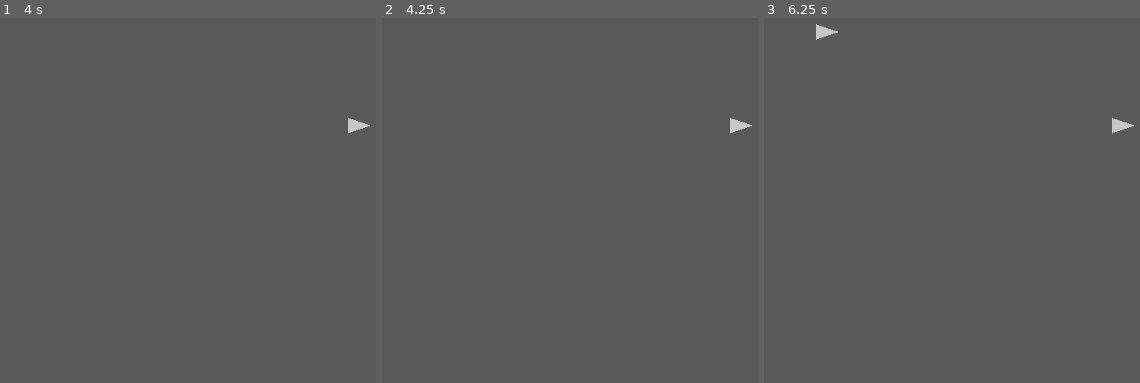
Above: before the commit, frames 1-3 (left to right).
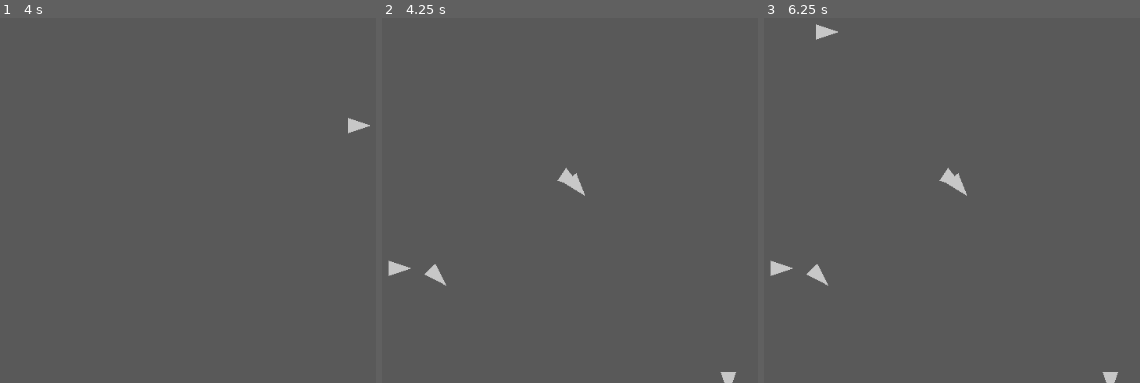
Above: after the commit, the same moments.

Repository: battw/does-compute-2
Game: Godot game, scene res://Main/Main.tscn
The game is run twice, just before and just after one commit, with the same random seed, the same clock (stepped at 60 frames per second) and the same inputs. Before the commit the project starts from res://Main.tscn.
Inputs (mouse positions are in pixels of both pictures, inside the frame that each line leads up to):
- Up to frame 1 (4 s): tap Enter at 0.5, 2, 3.5 s; move the mouse to (357, 123) at 0.52 s; press the mouse at (357, 123) at 0.53 s; tap Space at 1.25, 2.75 s; move the mouse to (357, 123) at 1.27 s; release the mouse at (357, 123) at 1.28 s; right-click (357, 123) at 1.35 s; click (357, 123) at 1.55 s; move the mouse to (259, 47) at 2.02 s; press the mouse at (259, 47) at 2.03 s; move the mouse to (139, 244) at 2.77 s; release the mouse at (139, 244) at 2.78 s; click (139, 244) at 2.85 s; move the mouse to (outside the picture) at 3.52 s; hold Right mouse button (change_mode) from 3.53 s (still down); click (outside the picture) at 3.8 s
- Up to frame 2 (4.25 s): keep holding Right mouse button (change_mode); tap L (load, bound only after the commit) at 4.15 s
- Up to frame 3 (6.25 s): move the mouse to (outside the picture) at 4.27 s; release Right mouse button (change_mode) at 4.28 s; click (outside the picture) at 4.35 s; tap S (save, bound only after the commit) at 4.9 s; tap Space at 5 s; move the mouse to (985, 149) at 5.02 s; press the mouse at (985, 149) at 5.03 s; move the mouse to (824, 32) at 5.77 s; release the mouse at (824, 32) at 5.78 s; right-click (824, 32) at 5.85 s; click (824, 32) at 6.05 s

Frame 1 is identical in both runs. In frame 2, 0.8% of the frame differs, in the area x 1-99%, y 27-100%; in frame 3, 0.8%.

Commit message:
Put stuff in folders. Implemented game saves.

Diff:
--- a/Arrow.gd
+++ b/Arrow/Arrow.gd
@@ -1,6 +1,6 @@
 extends Node2D
 
-onready var dot = preload("res://Dot.tscn")
+onready var dot = preload("res://Dot/Dot.tscn")
 var inv = false setget set_inv, get_inv
 var hit = false # the Arrow has been hit by a Dot since the last tick
 var other_color = Color(30,30,30) # swaps between this and the main color when arrows are inverted.
@@ -18,6 +18,7 @@
 func _ready():
 	add_to_group("Arrows")
 	add_to_group("Tickers")
+	add_to_group("Savable")
 
 
 func _enter_tree():
@@ -69,3 +70,17 @@
 
 func invert():
 	self.inv = !inv
+
+func save():
+	var data = {}
+	data["name"] = self.name
+	data["inv"] = self.inv
+	data["hit"] = self.hit
+	data["transform"] = self.transform
+	return data
+
+func load(data):
+	self.name = data["name"]
+	self.inv = data["inv"]
+	self.hit = data["hit"]
+	self.transform = data["transform"]
--- a/Arrow.tscn
+++ b/Arrow/Arrow.tscn
@@ -1,7 +1,7 @@
 [gd_scene load_steps=4 format=2]
 
-[ext_resource path="res://Arrow.gd" type="Script" id=1]
-[ext_resource path="res://Polygon2D.gd" type="Script" id=2]
+[ext_resource path="res://Arrow/Arrow.gd" type="Script" id=1]
+[ext_resource path="res://Arrow/Polygon2D.gd" type="Script" id=2]
 
 [sub_resource type="ConvexPolygonShape2D" id=1]
 
--- a/Dot.tscn
+++ b/Dot/Dot.tscn
@@ -1,7 +1,7 @@
 [gd_scene load_steps=4 format=2]
 
-[ext_resource path="res://Dot.gd" type="Script" id=1]
-[ext_resource path="res://Circle.gd" type="Script" id=2]
+[ext_resource path="res://Dot/Dot.gd" type="Script" id=1]
+[ext_resource path="res://Dot/Circle.gd" type="Script" id=2]
 
 [sub_resource type="CircleShape2D" id=1]
 radius = 6.0
--- a/Main.gd
+++ b/Main/Main.gd
@@ -1,6 +1,6 @@
 extends Node
 
-onready var arrow = preload("res://Arrow.tscn")
+var arrow = preload("res://Arrow/Arrow.tscn")
 var current_arrow
 
 enum { ADD, INVERT, DELETE }
@@ -15,6 +15,12 @@
 	if event is InputEventKey:
 		if event.get_scancode() == KEY_ESCAPE:
 			get_tree().quit()
+
+	if event.is_action_pressed("save"):
+		on_save()
+
+	if event.is_action_pressed("load"):
+		on_load()
 
 	if event.is_action_pressed("change_mode"):
 		input_mode = (input_mode + 1) % 3
@@ -38,7 +44,8 @@
 	""" Places an arrow at the given position and returns it """
 	var a = arrow.instance()
 	a.position = pos
-	add_child(a)
+	var arrows = find_node("Arrows")
+	arrows.add_child(a)
 	return a
 
 func on_arrow_clicked(arrow):
@@ -47,3 +54,12 @@
 			arrow.invert()
 		DELETE:
 			arrow.queue_free()
+
+
+func on_save():
+	var saver = find_node("Saver")
+	saver.save("sav")
+
+func on_load():
+	var saver = find_node("Saver")
+	saver.load("sav")
--- a/Main.tscn
+++ b/Main/Main.tscn
@@ -1,8 +1,9 @@
-[gd_scene load_steps=5 format=2]
+[gd_scene load_steps=6 format=2]
 
-[ext_resource path="res://Main.gd" type="Script" id=1]
-[ext_resource path="res://Tick.gd" type="Script" id=2]
-[ext_resource path="res://PlayArea.gd" type="Script" id=3]
+[ext_resource path="res://Main/Main.gd" type="Script" id=1]
+[ext_resource path="res://Main/Tick.gd" type="Script" id=2]
+[ext_resource path="res://Main/PlayArea.gd" type="Script" id=3]
+[ext_resource path="res://Saver/Saver.tscn" type="PackedScene" id=4]
 
 [sub_resource type="RectangleShape2D" id=1]
 extents = Vector2( 808.667, 134.617 )
@@ -15,6 +16,7 @@
 script = ExtResource( 2 )
 
 [node name="PlayArea" type="Area2D" parent="."]
+editor/display_folded = true
 position = Vector2( 516.757, 304.754 )
 scale = Vector2( 0.199999, 1 )
 collision_layer = 0
@@ -25,4 +27,10 @@
 position = Vector2( 0, 2.65002 )
 scale = Vector2( 5.64, 5.8 )
 shape = SubResource( 1 )
+
+[node name="Saver" parent="." instance=ExtResource( 4 )]
+
+[node name="Arrows" type="Node" parent="."]
+
+[node name="Dots" type="Node" parent="."]
 [connection signal="area_exited" from="PlayArea" to="PlayArea" method="exited"]
--- /dev/null
+++ b/Saver/SaveData.gd
@@ -0,0 +1,3 @@
+extends Resource
+
+export var data = {}
--- /dev/null
+++ b/Saver/Saver.gd
@@ -0,0 +1,67 @@
+extends Node
+
+const SAVE_PATH = "res://saves"
+const save_resource = preload("res://Saver/SaveData.gd")
+const Arrow = preload("res://Arrow/Arrow.tscn")
+
+
+
+func save(name):
+	# create directory if necessary
+	var dir = Directory.new()
+	if !dir.dir_exists(SAVE_PATH):
+		var error = dir.make_dir(SAVE_PATH)
+		if error != OK:
+			print("failed to create save directory")
+			return
+
+	# collect save data
+	var save_data = save_resource.new()
+	save_data.data["Arrows"] = []
+	var arrows = get_tree().root.find_node("Arrows", true, false)
+	if !arrows:
+		print("failed to save. can't find arrows node to fetch arrows from")
+		return
+
+	for a in arrows.get_children():
+		save_data.data["Arrows"].append(a.save())
+
+	# save data to file
+	var file_path = SAVE_PATH.plus_file(name + ".tres")
+	var error = ResourceSaver.save(file_path, save_data)
+	if error != OK:
+		print("failed to save to path " + file_path + " (error code: " + str(error) + ")")
+		return
+
+	print("Game saved at " + file_path)
+
+func load(name):
+	print("loading " + name)
+	var new_arrows = Node.new()
+	new_arrows.name = "Arrows"
+	# load resource
+	var dir = Directory.new()
+	if !dir.dir_exists(SAVE_PATH):
+		print(SAVE_PATH + " does not exist. Failed to load file.")
+		return
+
+	var file_path = SAVE_PATH.plus_file(name + ".tres")
+	var save_data = ResourceLoader.load(file_path)
+	if !save_data:
+		print("failed to load " + file_path)
+		return
+
+	for arrow_data in save_data.data["Arrows"]:
+		print(arrow_data)
+		var a = Arrow.instance()
+		a.load(arrow_data)
+		new_arrows.add_child(a)
+
+	var current_arrows = get_tree().root.find_node("Arrows", true, false)
+	if !current_arrows:
+		print("failed to load save. arrows node not in tree.")
+		return
+
+	for child in current_arrows.get_children():
+		current_arrows.remove_child(child)
+	current_arrows.replace_by(new_arrows)
--- /dev/null
+++ b/Saver/Saver.tscn
@@ -0,0 +1,6 @@
+[gd_scene load_steps=2 format=2]
+
+[ext_resource path="res://Saver/Saver.gd" type="Script" id=1]
+
+[node name="Saver" type="Node"]
+script = ExtResource( 1 )
--- a/default_env.tres
+++ /dev/null
@@ -1,7 +0,0 @@
-[gd_resource type="Environment" load_steps=2 format=2]
-
-[sub_resource type="ProceduralSky" id=1]
-
-[resource]
-background_mode = 2
-background_sky = SubResource( 1 )
--- a/project.godot
+++ b/project.godot
@@ -12,7 +12,7 @@
 "base": "Polygon2D",
 "class": "Circle",
 "language": "GDScript",
-"path": "res://Circle.gd"
+"path": "res://Dot/Circle.gd"
 } ]
 _global_script_class_icons={
 "Circle": ""
@@ -21,8 +21,7 @@
 [application]
 
 config/name="does-compute-2"
-run/main_scene="res://Main.tscn"
-config/icon="res://icon.png"
+run/main_scene="res://Main/Main.tscn"
 
 [input]
 
@@ -88,6 +87,16 @@
 "events": [ Object(InputEventMouseButton,"resource_local_to_scene":false,"resource_name":"","device":-1,"alt":false,"sh …(213 unchanged characters)…
  ]
 }
+save={
+"deadzone": 0.5,
+"events": [ Object(InputEventKey,"resource_local_to_scene":false,"resource_name":"","device":0,"alt":false,"shift":false,"control":false,"meta":false,"command":false,"pressed":false,"scancode":83,"unicode":0,"echo":false,"script":null)
+ ]
+}
+load={
+"deadzone": 0.5,
+"events": [ Object(InputEventKey,"resource_local_to_scene":false,"resource_name":"","device":0,"alt":false,"shift":false,"control":false,"meta":false,"command":false,"pressed":false,"scancode":76,"unicode":0,"echo":false,"script":null)
+ ]
+}
 
 [layer_names]
 
@@ -98,4 +107,3 @@
 [rendering]
 
 environment/default_clear_color=Color( 0.352941, 0.352941, 0.352941, 1 )
-environment/default_environment="res://default_env.tres"
--- /dev/null
+++ b/saves/sav.tres
@@ -0,0 +1,39 @@
+[gd_resource type="Resource" load_steps=2 format=2]
+
+[ext_resource path="res://Saver/SaveData.gd" type="Script" id=1]
+
+[resource]
+script = ExtResource( 1 )
+data = {
+"Arrows": [ {
+"hit": false,
+"inv": false,
+"name": "Arrow",
+"transform": Transform2D( 1, 0, 0, 1, 300, 453 )
+}, {
+"hit": false,
+"inv": false,
+"name": "@Arrow@2",
+"transform": Transform2D( 0.698933, 0.715187, -0.715187, 0.698933, 350, 461 )
+}, {
+"hit": false,
+"inv": false,
+"name": "@Arrow@3",
+"transform": Transform2D( 0.707107, 0.707107, -0.707107, 0.707107, 488, 619 )
+}, {
+"hit": false,
+"inv": false,
+"name": "@Arrow@4",
+"transform": Transform2D( 0.832048, 0.554703, -0.554703, 0.832048, 520, 338 )
+}, {
+"hit": false,
+"inv": false,
+"name": "@Arrow@5",
+"transform": Transform2D( 0.640184, 0.768221, -0.768221, 0.640184, 529, 345 )
+}, {
+"hit": false,
+"inv": false,
+"name": "@Arrow@6",
+"transform": Transform2D( -4.37114e-08, 1, -1, -4.37114e-08, 725, 596 )
+} ]
+}
Renamed: Polygon2D.gd -> Arrow/Polygon2D.gd
Renamed: Circle.gd -> Dot/Circle.gd
Renamed: Dot.gd -> Dot/Dot.gd
Renamed: PlayArea.gd -> Main/PlayArea.gd
Renamed: Tick.gd -> Main/Tick.gd
Binary file removed: icon.png
Not shown, removed: icon.png.import
